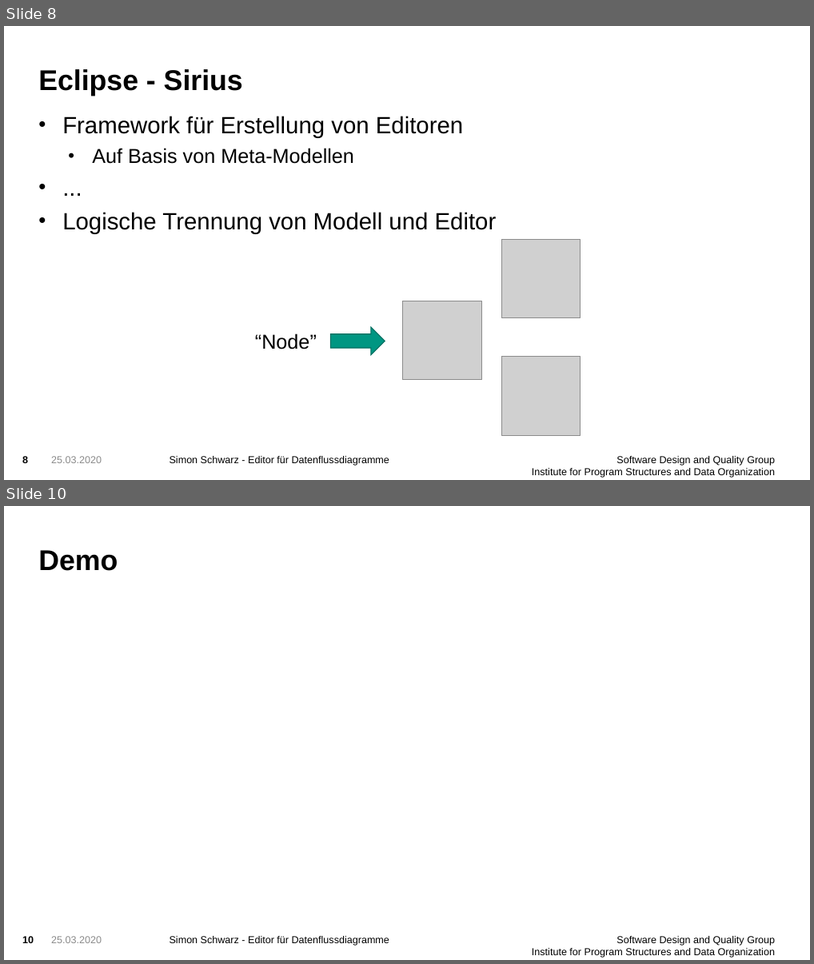
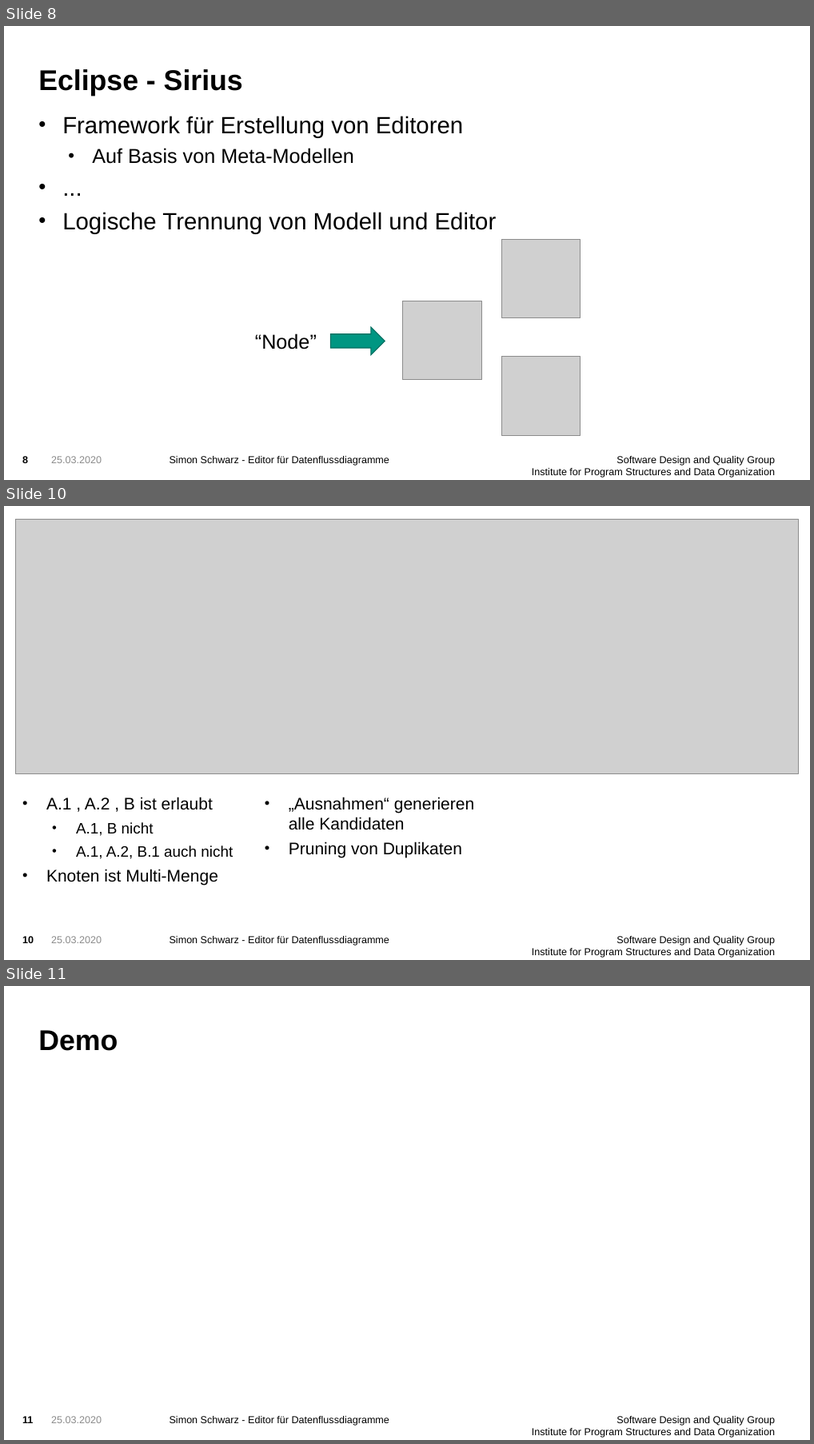
Before and after one commit to FluidTrust/Palladio-Supporting-DataFlowDiagram, a slide deck: presentation/presentation1.pptx. Shown one above the other, each under a label of ours: slides 8 and 10 before the commit, slides 8, 10 and 11 after it; the slides between them are not shown. The pictures are 814x964 and 814x1444 pixels, drawn with LibreOffice and Linux fonts; fonts in the diff are those of the drawing; grey boxes stand for pictures; background and template pictures are left out. Boxes give left, top, right and bottom in pixels: in the first picture for what was removed or moved away, otherwise in the second. Text is boxed around its words. In the diff, an @@ line names an element or a change of style, - is before the commit and + after.

Commit message:
fix validation bug; export images for presentation

```diff
--- a/presentation/presentation1.pptx
+++ b/presentation/presentation1.pptx
@@ slide 10 added at (x1=4, y1=506, x2=810, y2=960), background picture (left out); not listed: 2 template elements that a slide beside it also shows @@
@@ picture added at (x1=15, y1=520, x2=799, y2=773) @@
@@ text added at (x1=46, y1=796, x2=233, y2=884), 20 pt, text #000000 @@
+• A.1 , A.2 , B ist erlaubt
+  • A.1, B nicht
+  • A.1, A.2, B.1 auch nicht
+• Knoten ist Multi-Menge
@@ text added at (x1=289, y1=796, x2=474, y2=858), 20 pt, text #000000 @@
+• „Ausnahmen“ generieren alle Kandidaten
+• Pruning von Duplikaten
@@ page number added at (x1=22, y1=936, x2=34, y2=943), 12 pt, text #000000, bold @@
+10
@@ text added at (x1=51, y1=936, x2=102, y2=943), 12 pt, text #8C8C8C @@
+25.03.2020
@@ what was slide 10 is now slide 11 @@
@@ page number at (x1=22, y1=1416, x2=33, y2=1423): text changed @@
-10
+11
```
Also in this commit, not shown: 1 slide changed, 5 other slides added, 12 other files.
